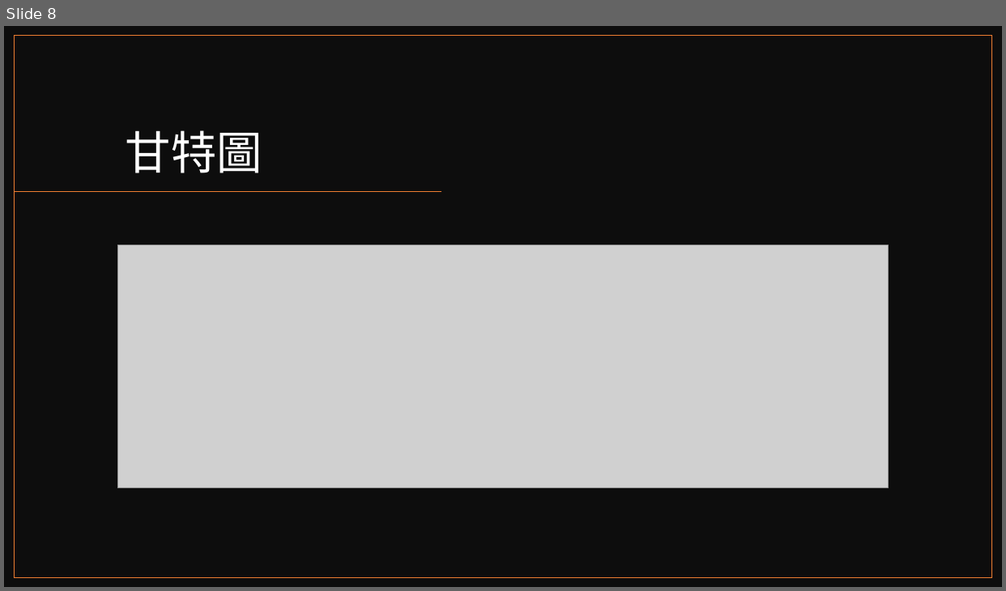
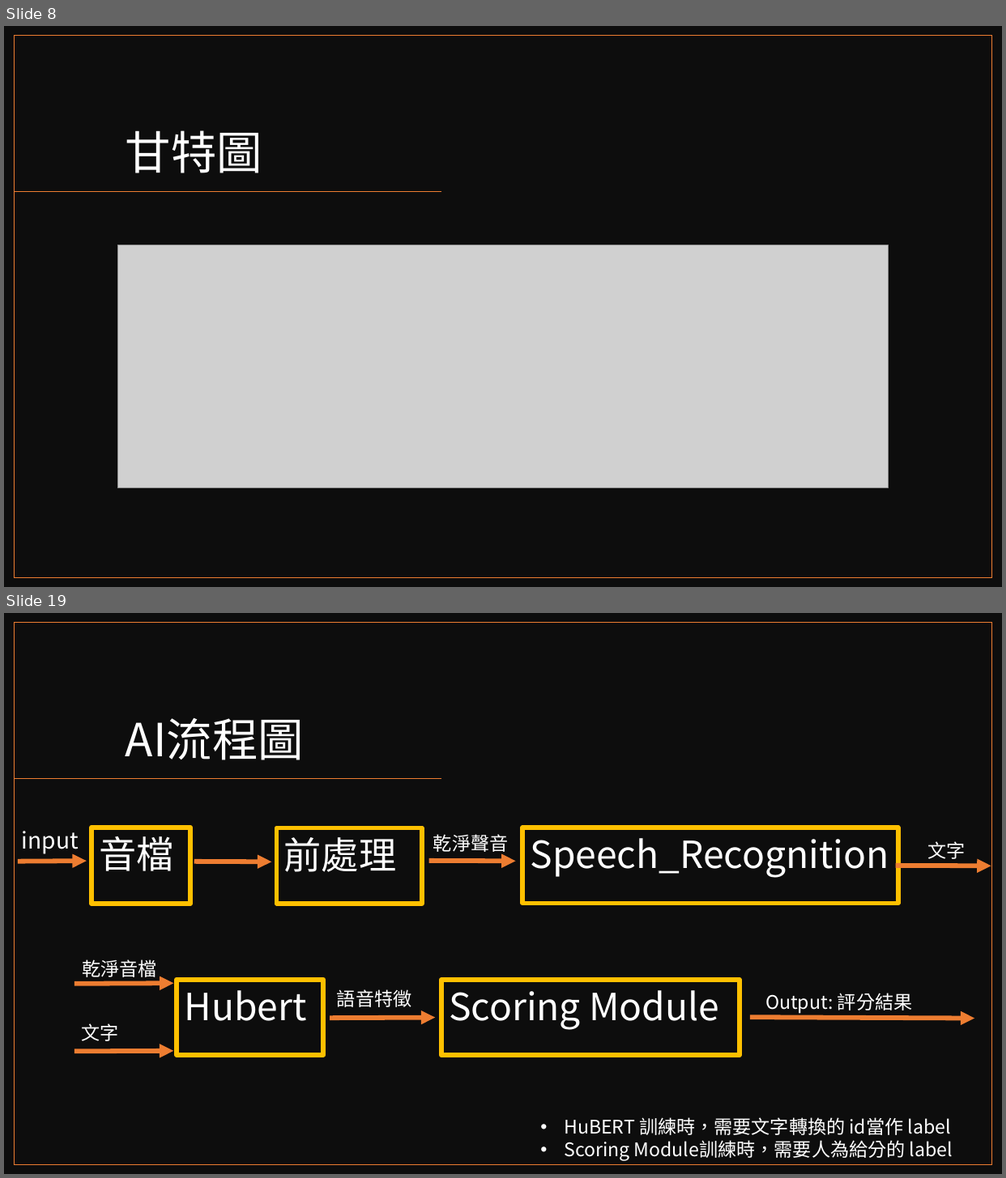
Before and after one commit to reworld223/Japanese-Speech-Assessment, a slide deck: 日語發音矯正系統.pptx. Shown one above the other, each under a label of ours: slide 8 before the commit, slides 8 and 19 after it; the slides between them are not shown. The pictures are 1006x591 and 1006x1178 pixels, drawn with LibreOffice and Linux fonts; fonts in the diff are those of the drawing; grey boxes stand for pictures. Boxes give left, top, right and bottom in pixels: in the first picture for what was removed or moved away, otherwise in the second. Text is boxed around its words. In the diff, an @@ line names an element or a change of style, - is before the commit and + after.

Commit message:
add ScoringModule

```diff
--- a/日語發音矯正系統.pptx
+++ b/日語發音矯正系統.pptx
@@ slide 19 added at <box>4,613,1002,1174</box>, background #FFFFFF @@
@@ rectangle added at <box>4,613,1002,1174</box>, fill #0D0D0D @@
@@ rectangle added at <box>15,623,992,1165</box>, outline #ED7D31 1 pt @@
@@ title added at <box>126,718,304,760</box>, 44 pt, text #FFFFFF @@
+AI流程圖
@@ line added from (442, 779) to (15, 779), #ED7D31 1 pt @@
@@ text added at <box>22,831,79,855</box>, 22 pt, text #FFFFFF @@
+input
@@ rectangle added at <box>91,828,190,905</box>, outline #FFC000 4.5 pt, 36 pt, text #FFFFFF @@
+音檔
@@ rectangle added at <box>276,828,422,904</box>, outline #FFC000 4.5 pt, 36 pt, text #FFFFFF @@
+前處理
@@ rectangle added at <box>522,828,898,904</box>, outline #FFC000 4.5 pt, 36 pt, text #FFFFFF @@
+Speech_Recognition
@@ text added at <box>433,834,508,855</box>, 18 pt, text #FFFFFF @@
+乾淨聲音
@@ text added at <box>928,841,965,859</box>, 18 pt, text #FFFFFF @@
+文字
@@ arrow added from (18, 862) to (87, 861), #ED7D31 4.5 pt @@
@@ arrow added from (194, 862) to (271, 862), #ED7D31 4.5 pt @@
@@ arrow added from (429, 861) to (516, 862), #ED7D31 4.5 pt @@
@@ arrow added from (896, 866) to (991, 866), #ED7D31 4.5 pt @@
@@ text added at <box>82,960,156,977</box>, 18 pt, text #FFFFFF @@
+乾淨音檔
@@ arrow added from (74, 983) to (174, 983), #ED7D31 4.5 pt @@
@@ rectangle added at <box>177,980,324,1055</box>, outline #FFC000 4.5 pt, 36 pt, text #FFFFFF @@
+Hubert
@@ text added at <box>337,990,411,1007</box>, 18 pt, text #FFFFFF @@
+語音特徵
@@ rectangle added at <box>441,980,739,1055</box>, outline #FFC000 4.5 pt, 36 pt, text #FFFFFF @@
+Scoring Module
@@ text added at <box>765,993,912,1014</box>, 18 pt, text #FFFFFF @@
+Output: 評分結果
@@ text added at <box>82,1024,119,1041</box>, 18 pt, text #FFFFFF @@
+文字
@@ arrow added from (330, 1018) to (435, 1018), #ED7D31 4.5 pt @@
@@ arrow added from (750, 1017) to (975, 1019), #ED7D31 4.5 pt @@
@@ arrow added from (74, 1052) to (174, 1051), #ED7D31 4.5 pt @@
@@ text added at <box>564,1118,953,1161</box>, 18 pt, text #FFFFFF @@
+• HuBERT 訓練時，需要文字轉換的 id當作 label
+• Scoring Module訓練時，需要人為給分的 label
```
Also in this commit, not shown: 2 slides changed, 13 other slides added, 1 other file.
